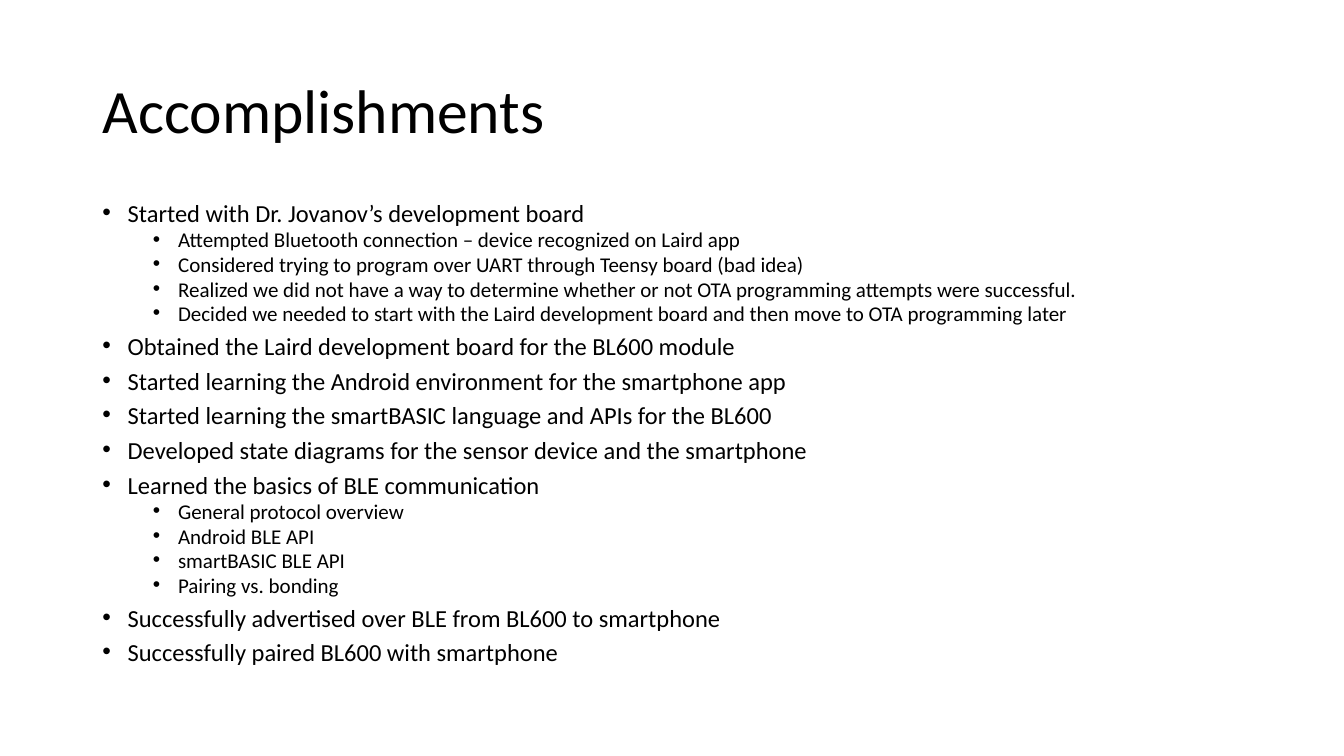
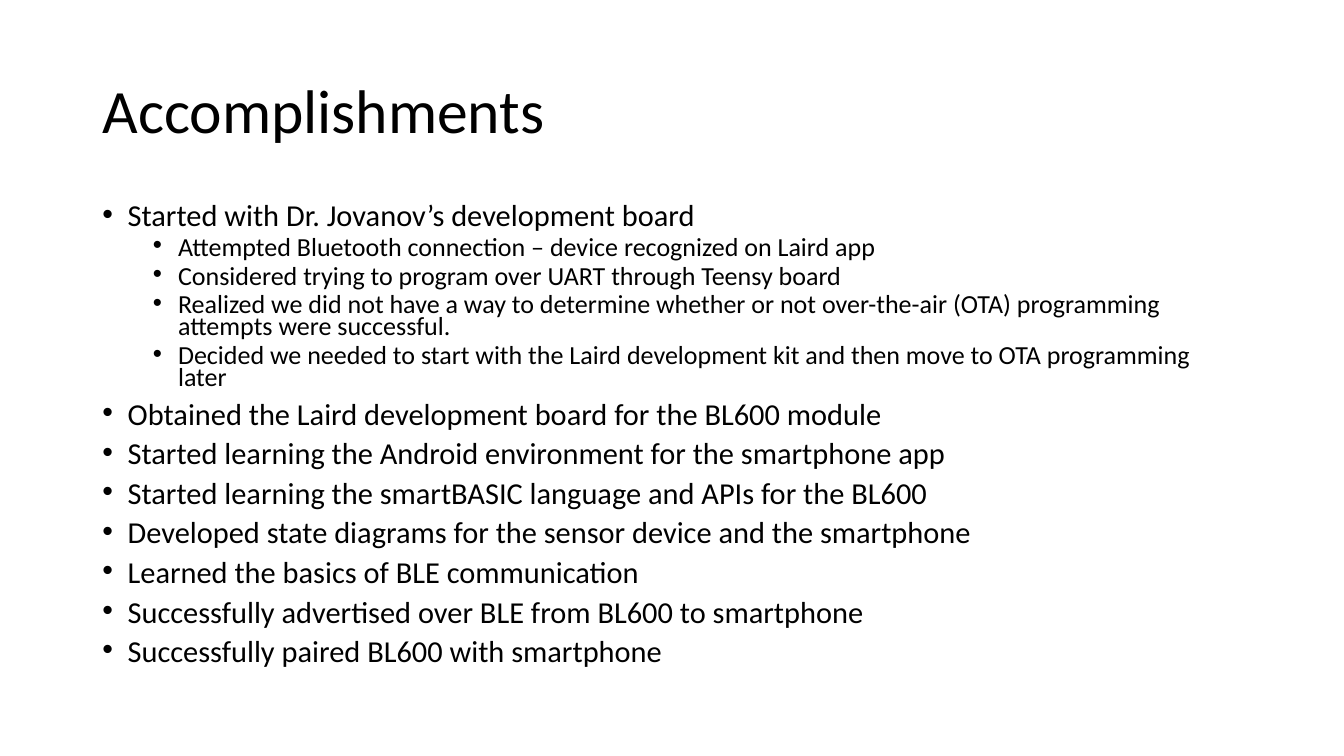
Before and after one commit to jbw3/CPE621Project, a slide deck: slide 7 of docs/AMDeSS_MidtermProgressReport.pptx. Drawn at 1344x756 pixels with LibreOffice and Linux fonts; fonts in the diff are those of the drawing. Boxes give left, top, right and bottom in pixels: in the first picture for what was removed or moved away, otherwise in the second. Text is boxed around its words. In the diff, an @@ line names an element or a change of style, - is before the commit and + after.

```diff
--- a/docs/AMDeSS_MidtermProgressReport.pptx
+++ b/docs/AMDeSS_MidtermProgressReport.pptx
@@ text at bbox=[128, 204, 970, 667]: size 17.5 to 21.7 pt in "Started with Dr. Jovanov’s development board", "Obtained the Laird development board for the ...", "Started learning the Android environment for the ...", "Started learning the smartBASIC language and APIs ..." and 4 more places; size 15 to 18.6 pt in "Attempted Bluetooth connection – device recognized on ..." @@
@@ text at bbox=[178, 267, 1190, 386]: text changed; size 15 to 18.6 pt @@
-  • Considered trying to program over UART through Teensy board (bad idea)
-  • Realized we did not have a way to determine whether or not OTA programming attempts were successful.
-  • Decided we needed to start with the Laird development board and then move to OTA programming later
+  • Considered trying to program over UART through Teensy board
+  • Realized we did not have a way to determine whether or not over-the-air (OTA) programming attempts were successful.
+  • Decided we needed to start with the Laird development kit and then move to OTA programming later
@@ text at bbox=[178, 504, 404, 597]: paragraphs removed @@
-  • General protocol overview
-  • Android BLE API
-  • smartBASIC BLE API
-  • Pairing vs. bonding
```
Also in this commit, not shown: 6 other slides changed.
